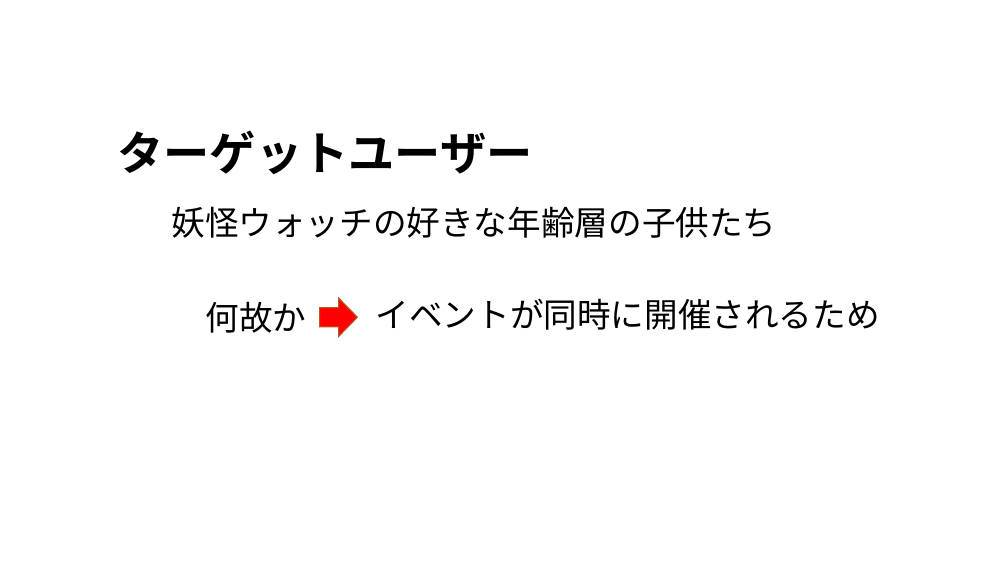
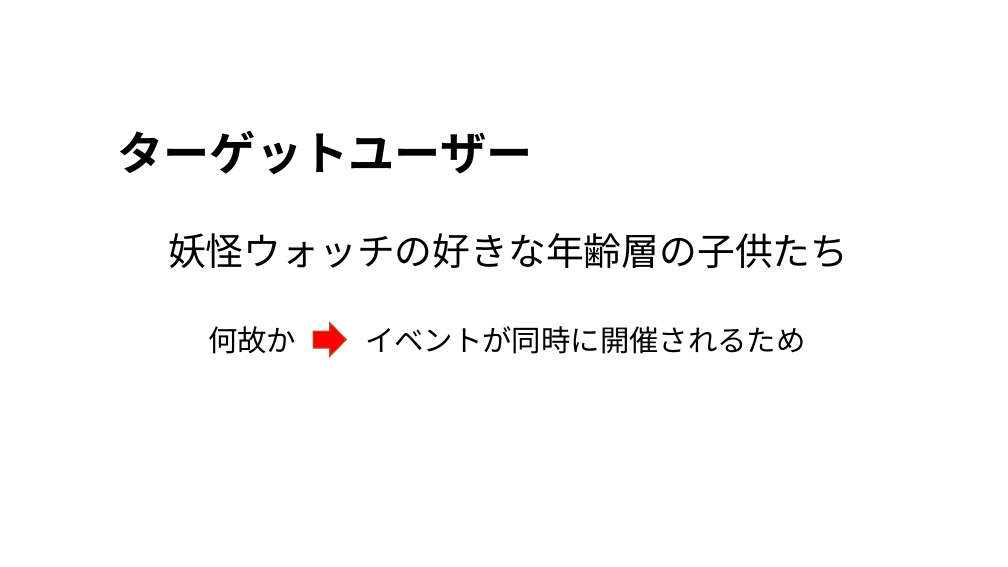
Before and after one commit to alto1412/Yokoari1207, a slide deck: slide 5 of よこありくんのプレゼン.pptx. Drawn at 1008x567 pixels with LibreOffice and Linux fonts; fonts in the diff are those of the drawing; background and template pictures are left out. Boxes give left, top, right and bottom in pixels: in the first picture for what was removed or moved away, otherwise in the second. Text is boxed around its words. In the diff, an @@ line names an element or a change of style, - is before the commit and + after.

```diff
--- a/よこありくんのプレゼン.pptx
+++ b/よこありくんのプレゼン.pptx
@@ text "妖怪ウォッチの好きな年齢層の子供たち": place and size @@
-text "妖怪ウォッチの好きな年齢層の子供たち" at [171, 206, 776, 238]
+text "妖怪ウォッチの好きな年齢層の子供たち" at [168, 233, 848, 268]
@@ text "妖怪ウォッチの好きな年齢層の子供たち" at [168, 233, 848, 268]: size 32 to 36 pt @@
@@ text "何故か": place and size @@
-text "何故か" at [205, 301, 306, 333]
+text "何故か" at [208, 326, 296, 354]
@@ text "何故か" at [208, 326, 296, 354]: size 32 to 28 pt @@
@@ right arrow: place and size @@
-right arrow at [320, 298, 358, 337]
+right arrow at [313, 323, 346, 357]
@@ text "イベントが同時に開催されるため" at [365, 326, 805, 354]: size 32 to 28 pt @@
@@ text "イベントが同時に開催されるため": place and size @@
-text "イベントが同時に開催されるため" at [376, 298, 880, 330]
+text "イベントが同時に開催されるため" at [365, 326, 805, 354]
```
Also in this commit, not shown: 1 other slide changed, 1 slide added, 1 slide removed.
